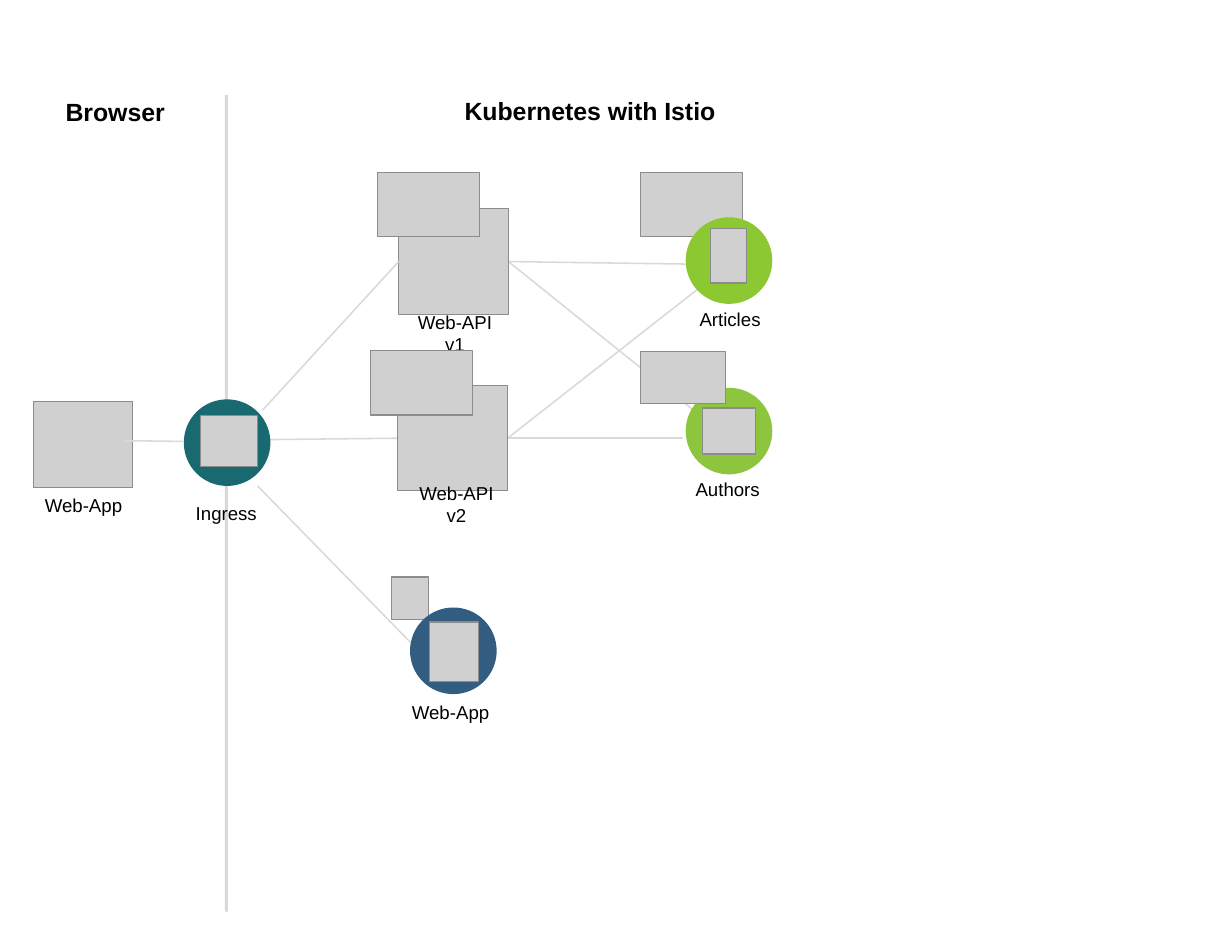
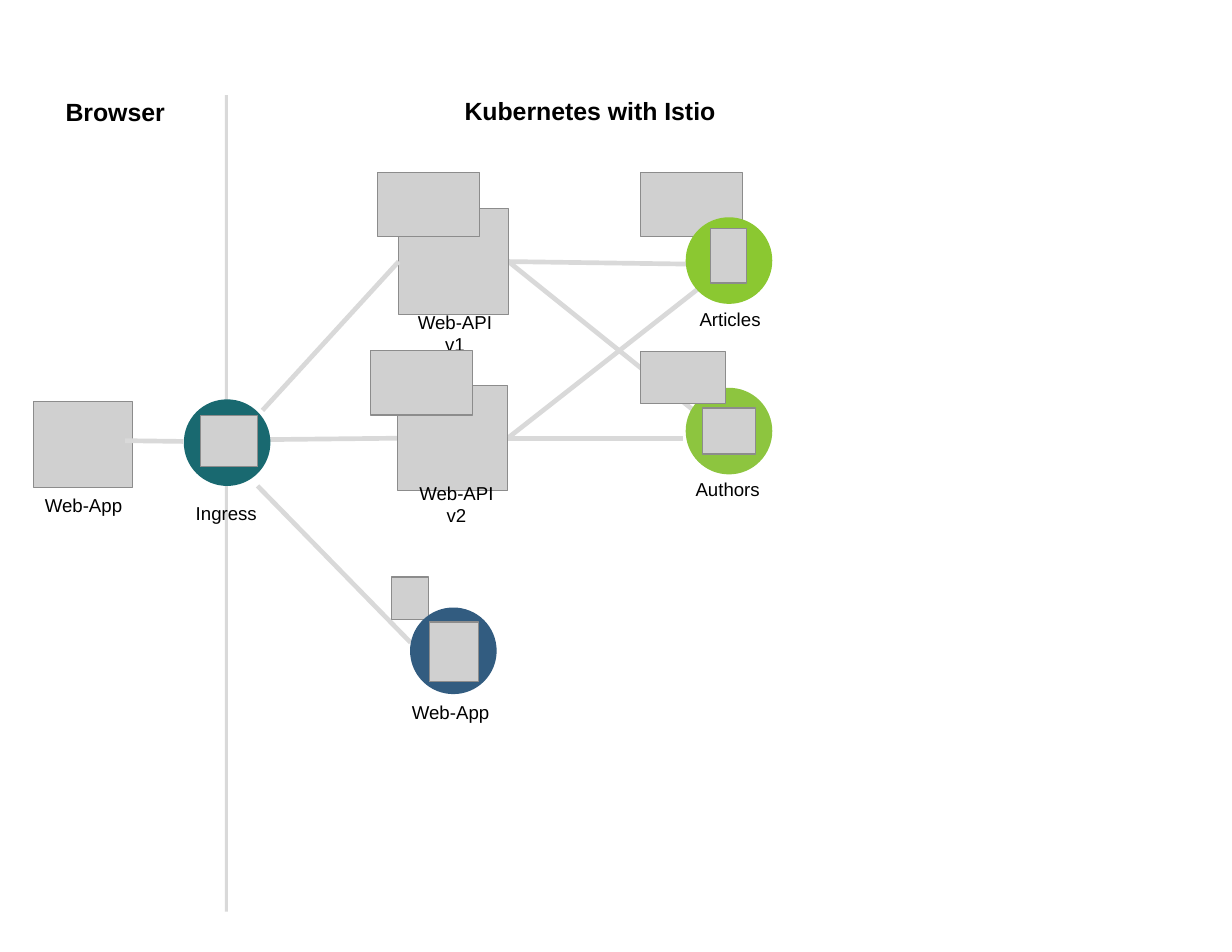
Before and after one commit to IBM/cloud-native-starter, a slide deck: slide 6 of workshop/images/architecture.pptx (slide 5 before the commit). Drawn at 1232x952 pixels with LibreOffice and Linux fonts; fonts in the diff are those of the drawing; grey boxes stand for pictures. Boxes give left, top, right and bottom in pixels: in the first picture for what was removed or moved away, otherwise in the second. Text is boxed around its words. In the diff, an @@ line names an element or a change of style, - is before the commit and + after.

```diff
--- a/workshop/images/architecture.pptx
+++ b/workshop/images/architecture.pptx
@@ line (262, 410) - (399, 262): stroke #D9D9D9 1 pt to #D9D9D9 3 pt @@
@@ line (507, 438) - (732, 262): stroke #D9D9D9 1 pt to #D9D9D9 3 pt @@
@@ line (726, 264) - (508, 262): stroke #D9D9D9 1 pt to #D9D9D9 3 pt @@
@@ line (508, 262) - (728, 438): stroke #D9D9D9 1 pt to #D9D9D9 3 pt @@
@@ line (125, 440) - (184, 441): stroke #D9D9D9 1 pt to #D9D9D9 3 pt @@
@@ line (231, 440) - (398, 438): stroke #D9D9D9 1 pt to #D9D9D9 3 pt @@
@@ line (507, 438) - (683, 438): stroke #D9D9D9 1 pt to #D9D9D9 3 pt @@
@@ line (258, 486) - (411, 643): stroke #D9D9D9 1 pt to #D9D9D9 3 pt @@
```
Also in this commit, not shown: 2 other slides changed, 1 slide added, 16 other files.
